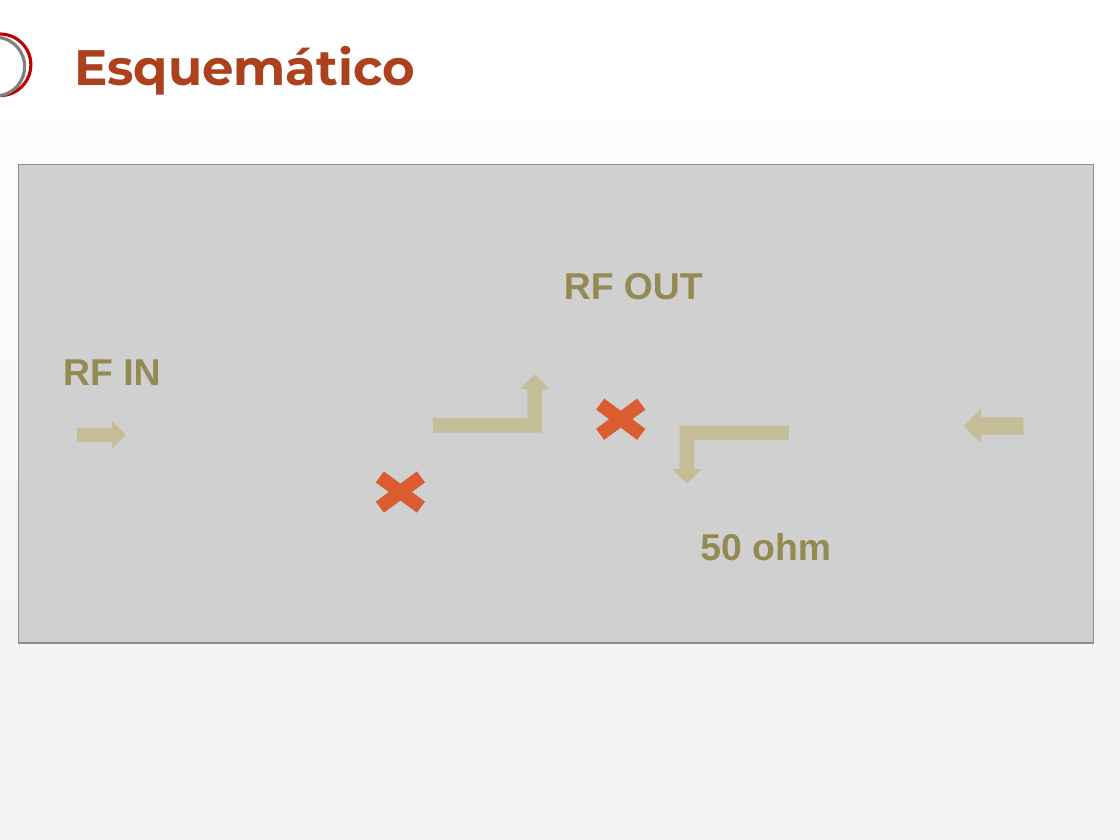
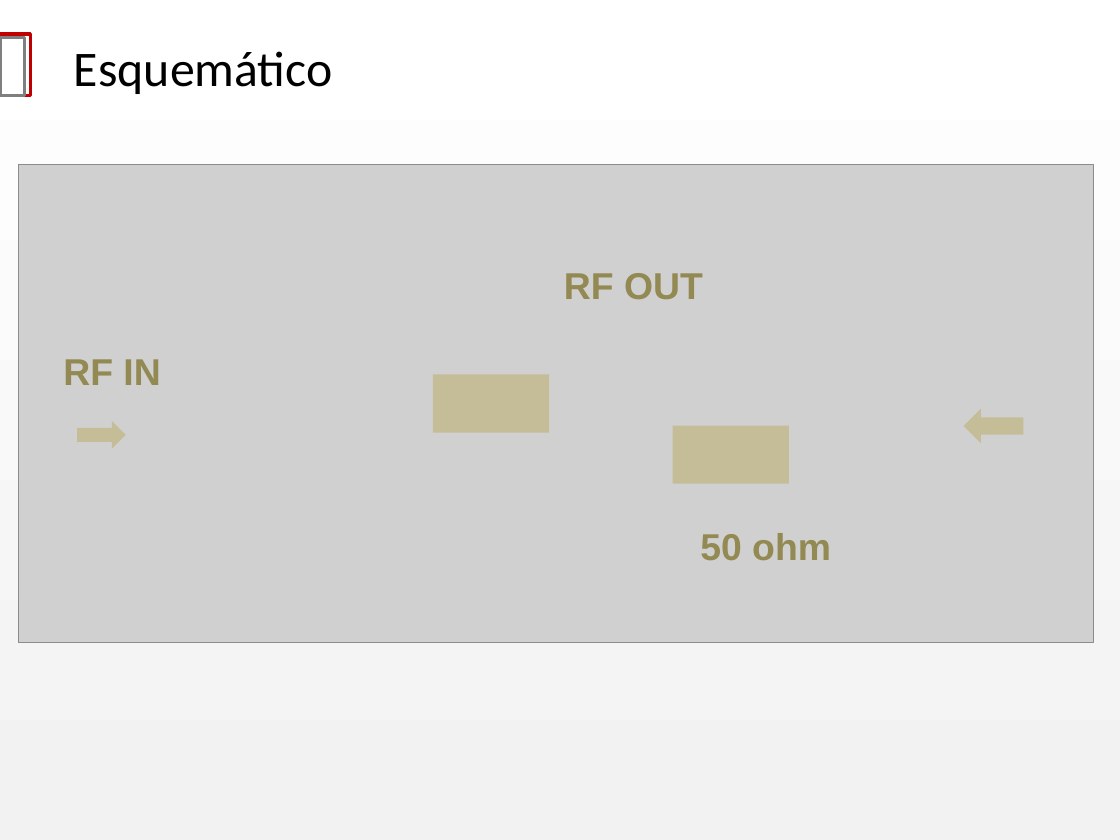
Before and after one commit to akukulanski/RF_Switch_3GHz, a slide deck: slide 5 of Presentación/RF Switch.pptx. Drawn at 1120x840 pixels with LibreOffice and Linux fonts; fonts in the diff are those of the drawing; grey boxes stand for pictures; background and template pictures are left out. Boxes give left, top, right and bottom in pixels: in the first picture for what was removed or moved away, otherwise in the second. Text is boxed around its words. In the diff, an @@ line names an element or a change of style, - is before the commit and + after.

```diff
--- a/Presentación/RF Switch.pptx
+++ b/Presentación/RF Switch.pptx
@@ text "Esquemático" at box(74, 51, 333, 94): font Montserrat to Calibri, text colour #AC411D to #000000, bold off; line spacing 0.9 to 1 @@
@@ freeform shape removed at box(0, 34, 31, 95) @@
@@ freeform shape removed at box(0, 38, 25, 96) @@
@@ rectangle added at box(0, 34, 31, 95), outline #C00000 2.01 pt @@
@@ rectangle added at box(0, 38, 25, 96), outline #7F7F7F 2.01 pt @@
@@ rectangle at box(433, 374, 550, 432): bent up arrow to rectangle @@
@@ cross removed at box(581, 390, 661, 448) @@
@@ rectangle at box(672, 426, 788, 484): bent up arrow to rectangle @@
@@ cross removed at box(361, 463, 440, 521) @@
```
Also in this commit, not shown: 6 other slides changed, 8 slides added, 5 slides removed, 14 other files.
